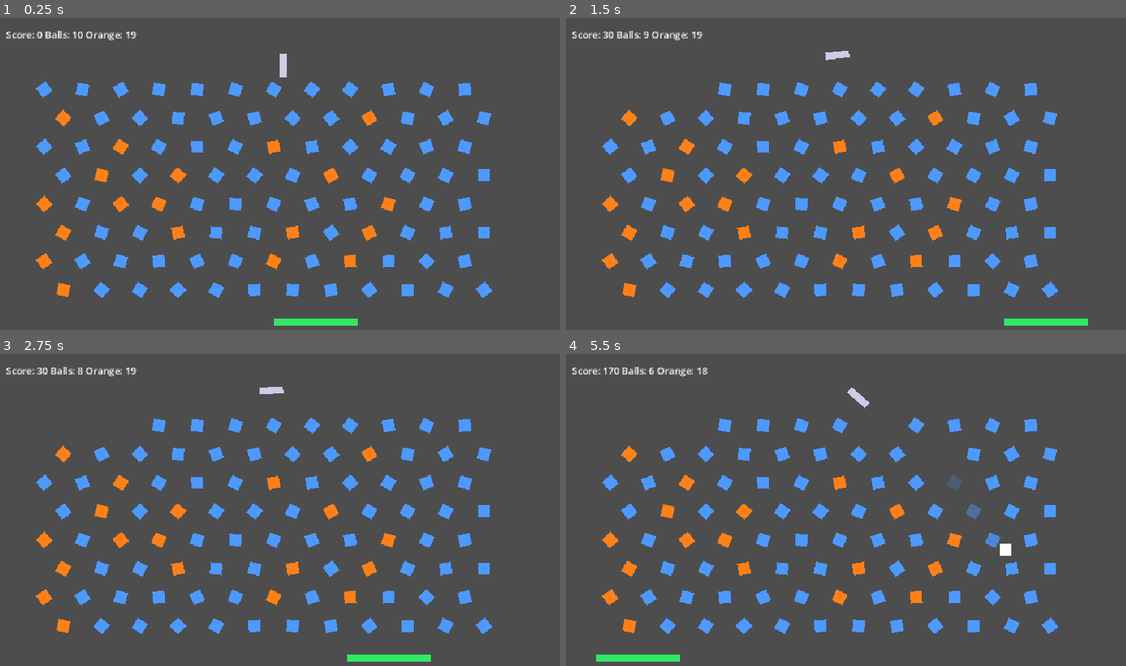
Above: before the commit, frames 1-4 (two rows, left to right).
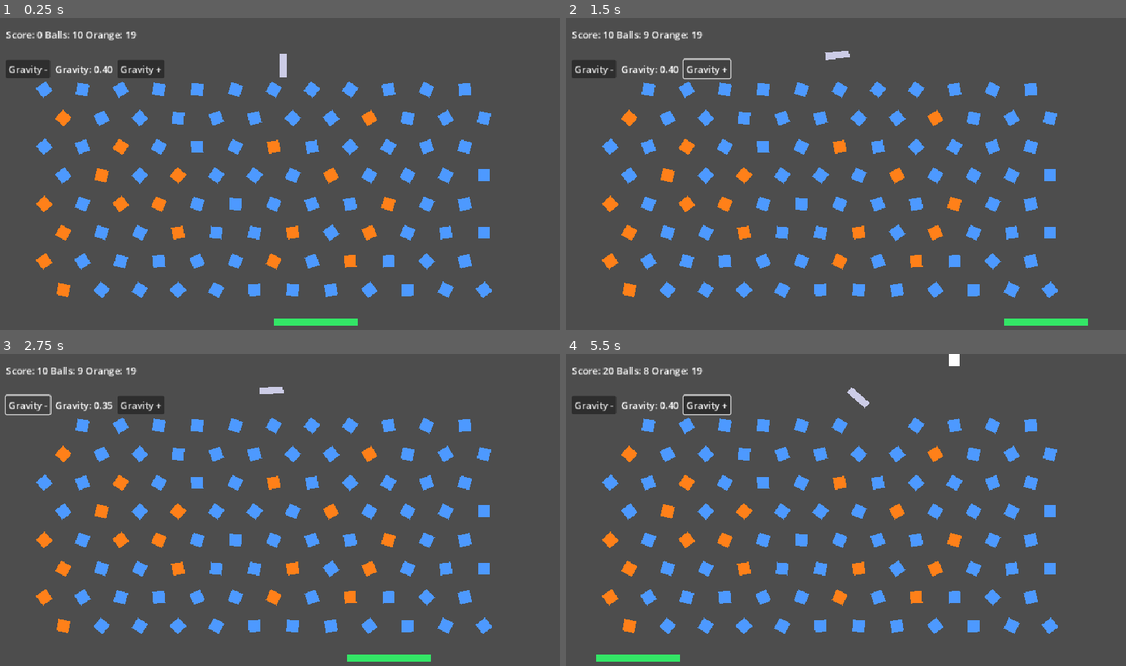
Above: after the commit, the same moments.

Repository: Steinopp/PeteBash
Game: Godot game, scene res://scenes/Main.tscn
The game is run twice, just before and just after one commit, with the same random seed, the same clock (stepped at 60 frames per second) and the same inputs.
Inputs (mouse positions are in pixels of both pictures, inside the frame that each line leads up to):
- Up to frame 1 (0.25 s): no input
- Up to frame 2 (1.5 s): click (594, 67) at 0.5 s, where only the run after the commit has a clickable "Gravity -"; click (706, 67) at 1.25 s, where only the run after the commit has a clickable "Gravity +"
- Up to frame 3 (2.75 s): click (28, 403) at 2 s, where only the run after the commit has a clickable "Gravity -"
- Up to frame 4 (5.5 s): click (706, 403) at 2.75 s, where only the run after the commit has a clickable "Gravity +"; click (594, 403) at 3.5 s, where only the run after the commit has a clickable "Gravity -"; click (706, 403) at 4.25 s, where only the run after the commit has a clickable "Gravity +"; move the mouse to (974, 497) at 5.02 s; click (974, 497) at 5.17 s

The runs differ from the first frame. In frame 1, 1.0% of the frame differs, in the area x 1-30%, y 13-20%; in frame 2, 0.9%; in frame 3, 1.0%; in frame 4, 2.1%, in the area x 1-80%, y 0-65%.

Commit message:
New Ball Functionality
Ball now shoots at better gravity scale/velocity. Gravity customizable on UI. Pegs actually disappear now.

Diff:
--- a/project.godot
+++ b/project.godot
@@ -1,39 +1,13 @@
-; Engine configuration file.
-; It's best edited using the editor UI and not directly,
-; since the parameters that go here are not all obvious.
-;
-; Format:
-;   [section] ; section goes between []
-;   param=value ; assign values to parameters
-
+; Godot 4 project
 config_version=5
-
 [application]
-
 config/name="PeggleLike_Fix2"
 run/main_scene="res://scenes/Main.tscn"
-config/features=PackedStringArray("4.5")
-
 [display]
-
 window/size/viewport_width=960
 window/size/viewport_height=540
 window/stretch/mode="canvas_items"
-
+window/stretch/aspect="keep"
 [input]
-
-shoot={
-"deadzone": 0.5,
-"events": [{
-"button_index": 1,
-"pressed": true,
-"type": "mouse_button"
-}]
-}
-restart={
-"deadzone": 0.5,
-"events": [{
-"physical_keycode": 82,
-"type": "key"
-}]
-}
+shoot={ "deadzone": 0.5, "events": [ { "type": "mouse_button", "button_index": 1, "pressed": true } ] }
+restart={ "deadzone": 0.5, "events": [ { "type": "key", "physical_keycode": 82 } ] } ; R key
--- a/scenes/Cannon.tscn
+++ b/scenes/Cannon.tscn
@@ -1,16 +1,17 @@
-[gd_scene load_steps=2 format=3]
-[ext_resource type="Script" path="res://scripts/Cannon.gd" id="1"]
+[gd_scene load_steps=2 format=3 uid="uid://c5fd1egpln83v"]
+
+[ext_resource type="Script" uid="uid://4bukuh80rh2i" path="res://scripts/Cannon.gd" id="1"]
 
 [node name="Cannon" type="Node2D"]
 script = ExtResource("1")
 
 [node name="Barrel" type="Node2D" parent="."]
-position = Vector2(0, 0)
 
 [node name="Muzzle" type="Marker2D" parent="Barrel"]
 position = Vector2(40, 0)
 
 [node name="Sprite" type="ColorRect" parent="Barrel"]
-position = Vector2(0, -6)
-size = Vector2(40, 12)
-color = Color(0.8, 0.8, 0.9, 1.0)
+offset_top = -6.0
+offset_right = 40.0
+offset_bottom = 6.0
+color = Color(0.8, 0.8, 0.9, 1)
--- a/scenes/UI.tscn
+++ b/scenes/UI.tscn
@@ -1,5 +1,6 @@
-[gd_scene load_steps=2 format=3]
-[ext_resource type="Script" path="res://scripts/UI.gd" id="1"]
+[gd_scene load_steps=2 format=3 uid="uid://0l48htj3bsqg"]
+
+[ext_resource type="Script" uid="uid://bl5qlfhevg16n" path="res://scripts/UI.gd" id="1"]
 
 [node name="UI" type="CanvasLayer"]
 script = ExtResource("1")
@@ -13,25 +14,25 @@
 theme_override_constants/margin_bottom = 16
 
 [node name="VBox" type="VBoxContainer" parent="Margin"]
-offset_right = 928.0
-offset_bottom = 508.0
-custom_minimum_size = Vector2(0, 0)
-grow_vertical = 2
+layout_mode = 2
 
 [node name="HBox" type="HBoxContainer" parent="Margin/VBox"]
+layout_mode = 2
 size_flags_horizontal = 3
 size_flags_vertical = 0
-alignment = 0
 
 [node name="Score" type="Label" parent="Margin/VBox/HBox"]
+layout_mode = 2
 text = "Score: 0"
 
 [node name="Balls" type="Label" parent="Margin/VBox/HBox"]
+layout_mode = 2
 text = "Balls: 10"
 
 [node name="Orange" type="Label" parent="Margin/VBox/HBox"]
+layout_mode = 2
 text = "Orange: 0"
 
 [node name="Message" type="Label" parent="Margin/VBox"]
-text = ""
+layout_mode = 2
 autowrap_mode = 2
--- a/scripts/Ball.gd
+++ b/scripts/Ball.gd
@@ -2,24 +2,105 @@
 
 signal ball_lost
 signal ball_caught
+
+# --- Tunables ---
+# Scales speed after a "normal" (non-glancing) bounce.
+@export var bounce_factor: float = 0.75
+# If the incidence angle is too shallow (cosine below this), do a direct push-away instead of a weak bounce.
+@export var min_incident_cos: float = 0.20     # ~78° or shallower = “glancing”
+# Minimum speed the ball should have after an interaction (prevents getting stuck).
+@export var min_bounce_speed: float = 120.0
+# Outgoing speed scale used for direct push-away on glancing hits.
+@export var direct_bounce_speed_scale: float = 0.60
+# Max speed clamp to avoid tunneling / unstable physics.
+@export var max_speed: float = 1400.0
 
 func _ready() -> void:
 	add_to_group("ball")
 	contact_monitor = true
 	max_contacts_reported = 10
 
-func _integrate_forces(_state: PhysicsDirectBodyState2D) -> void:
-	var v = linear_velocity
-	var max_speed := 1400.0
+	# Continuous Collision Detection (enum in Godot 4)
+	continuous_cd = RigidBody2D.CCDMode.CCD_MODE_CAST_RAY
+
+	# Layers/masks (match pegs)
+	collision_layer = 1
+	collision_mask = 1
+
+	# --- Sensor hitbox to reliably detect peg contacts ---
+	var hitbox := Area2D.new()
+	hitbox.name = "Hitbox"
+	hitbox.collision_layer = 1
+	hitbox.collision_mask = 1
+	hitbox.monitoring = true
+	hitbox.monitorable = true
+
+	var hshape := CollisionShape2D.new()
+	var hcircle := CircleShape2D.new()
+	hcircle.radius = 14.0  # slightly larger than the ball's physics radius (~10)
+	hshape.shape = hcircle
+	hitbox.add_child(hshape)
+	add_child(hitbox)
+
+	# Godot 4: pass a Callable to connect()
+	hitbox.body_entered.connect(Callable(self, "_on_hitbox_body_entered"))
+
+func _integrate_forces(state: PhysicsDirectBodyState2D) -> void:
+	# Clamp max speed to keep behavior stable
+	var v: Vector2 = linear_velocity
 	if v.length() > max_speed:
 		linear_velocity = v.normalized() * max_speed
 
 func _process(_delta: float) -> void:
-	var viewport = get_viewport_rect()
-	if global_position.y > viewport.size.y + 100:
+	# If we fall off-screen, end the ball
+	var viewport := get_viewport_rect()
+	if global_position.y > viewport.size.y + 100.0:
 		emit_signal("ball_lost")
 		queue_free()
 
 func _on_caught() -> void:
 	emit_signal("ball_caught")
 	queue_free()
+
+func _on_hitbox_body_entered(body: Node) -> void:
+	# Only care about pegs (StaticBody2D in group "peg")
+	if body == null or not body.is_in_group("peg"):
+		return
+
+	# Ask the peg to score & disappear (one-shot)
+	if body.has_method("mark_hit"):
+		body.call_deferred("mark_hit")
+
+	# --- Compute a robust reflection / push-away ---
+	# Properly typed normal (Vector2). Cast to Node2D to read its position.
+	var peg_pos: Vector2 = (body as Node2D).global_position
+	var from_peg: Vector2 = global_position - peg_pos
+
+	# Guard against zero-length vector (rare but possible if centers coincide this frame).
+	var normal: Vector2
+	if from_peg.length() > 0.0001:
+		normal = from_peg.normalized()
+	else:
+		var vin_norm: Vector2 = linear_velocity
+		normal = (-vin_norm.normalized()) if vin_norm.length() > 0.0001 else Vector2.UP
+
+	# Incoming velocity and incidence cosine (how "head-on" we hit).
+	var v_in: Vector2 = linear_velocity
+	var v_in_len: float = v_in.length()
+	var inc_dir: Vector2 = (-v_in / v_in_len) if v_in_len > 0.0 else -normal
+	var incidence_cos: float = max(0.0, inc_dir.dot(normal))
+
+	if incidence_cos < min_incident_cos:
+		# Too glancing: shoot the ball directly out along the normal at a solid speed.
+		var speed: float = max(min_bounce_speed, v_in_len * direct_bounce_speed_scale)
+		linear_velocity = normal * speed
+	else:
+		# “Normal” bounce: reflect across the normal with some energy loss.
+		var v_out: Vector2 = v_in.bounce(normal) * bounce_factor
+		if v_out.length() < min_bounce_speed:
+			v_out = (v_out.normalized() * min_bounce_speed) if v_out.length() > 0.0 else (normal * min_bounce_speed)
+		linear_velocity = v_out
+
+# Allow Main/UI to tweak gravity on the live ball
+func set_gravity_scale_custom(value: float) -> void:
+	gravity_scale = value
--- a/scripts/Main.gd
+++ b/scripts/Main.gd
@@ -5,16 +5,24 @@
 @onready var peg_container: Node2D = $Pegs
 @onready var ui: CanvasLayer = $UI
 
+const PEG_SCENE := null # we spawn pegs procedurally
+const BALL_SCENE := null # we spawn balls procedurally
+
 var score: int = 0
 var balls_left: int = 10
 var orange_remaining: int = 0
 var ball_in_play: bool = false
+
+# NEW: global gravity you can tweak from the UI
+var current_gravity: float = 0.40     # lower gravity feel (default 0.4)
+var bounce_factor_global: float = 0.75
 
 func _ready() -> void:
 	randomize()
 	_spawn_level()
 	ui.call("set_balls", balls_left)
 	ui.call("set_score", score)
+	ui.call("init_gravity_controls", current_gravity)
 
 func _process(_delta: float) -> void:
 	if Input.is_action_just_pressed("restart"):
@@ -23,17 +31,21 @@
 func _spawn_level() -> void:
 	for c in peg_container.get_children():
 		c.queue_free()
+
+	# Offset/hex-like grid of circular pegs (StaticBody2D)
 	var cols := 12
 	var rows := 8
 	var spacing := Vector2(64, 48)
 	var offset := Vector2(80, 120)
 	var total := cols * rows
 	var orange_count := int(round(total * 0.2))
-	var indexes := []
+
+	var idxs := []
 	for i in total:
-		indexes.append(i)
-	indexes.shuffle()
-	var orange_set := indexes.slice(0, orange_count)
+		idxs.append(i)
+	idxs.shuffle()
+	var orange_set := idxs.slice(0, orange_count)
+
 	var idx := 0
 	for y in rows:
 		for x in cols:
@@ -44,34 +56,40 @@
 			peg.set("is_orange", idx in orange_set)
 			peg_container.add_child(peg)
 			idx += 1
+
 	orange_remaining = orange_count
 	ui.call("set_orange", orange_remaining)
 
 func _make_peg() -> Node2D:
-	var peg := Node2D.new()
+	var peg := StaticBody2D.new()
 	peg.name = "Peg"
 	peg.set_script(load("res://scripts/Peg.gd"))
+	peg.add_to_group("peg")
+	# Visual
 	var rect := ColorRect.new()
 	rect.name = "ColorRect"
 	rect.position = Vector2(-10, -10)
 	rect.size = Vector2(20, 20)
-
-
-
-
 	peg.add_child(rect)
-	var area := Area2D.new()
-	area.name = "Area2D"
+	# Collision
 	var col := CollisionShape2D.new()
+	col.name = "CollisionShape2D"
 	var shape := CircleShape2D.new()
 	shape.radius = 12
 	col.shape = shape
-	area.add_child(col)
-	peg.add_child(area)
+	col.disabled = false
+	peg.add_child(col)
+	# Physics material (bouncy feel is handled via manual reflection now; this still helps)
+	var pm := PhysicsMaterial.new()
+	pm.bounce = 0.9
+	pm.friction = 0.2
+	peg.physics_material_override = pm
+	# Layers/masks
+	peg.collision_layer = 1
+	peg.collision_mask = 1
 	return peg
 
 func request_shoot(global_origin: Vector2, dir_normalized: Vector2, speed: float) -> void:
-	print("request_shoot called", global_origin, dir_normalized, speed)
 	if ball_in_play or balls_left <= 0:
 		return
 	var ball := _make_ball()
@@ -88,29 +106,28 @@
 	var ball := RigidBody2D.new()
 	ball.name = "Ball"
 	ball.set_script(load("res://scripts/Ball.gd"))
-	ball.gravity_scale = 1.0
-	ball.linear_damp = 0.0
-	ball.angular_damp = 1.0
-	ball.mass = 1.0
+	# Visual
+	var shape := CollisionShape2D.new()
+	shape.name = "CollisionShape2D"
+	var circ := CircleShape2D.new(); circ.radius = 10
+	shape.shape = circ
+	ball.add_child(shape)
+	var sprite := ColorRect.new()
+	sprite.name = "Sprite"
+	sprite.position = Vector2(-10, -10)
+	sprite.size = Vector2(20, 20)
+	ball.add_child(sprite)
+	# Physics feel
 	var pm := PhysicsMaterial.new()
-	pm.bounce = 0.75
+	pm.bounce = 0.85
 	pm.friction = 0.2
 	ball.physics_material_override = pm
-	var shape := CollisionShape2D.new()
-	shape.name = "CollisionShape2D"
-	var circ := CircleShape2D.new()
-	circ.radius = 10
-	shape.shape = circ
-	ball.add_child(shape)
-	var rect := ColorRect.new()
-	rect.name = "Sprite"
-	rect.position = Vector2(-10, -10)
-	rect.size = Vector2(20, 20)
-
-
-
-
-	ball.add_child(rect)
+	# IMPORTANT: apply current gravity & bounce factor
+	ball.gravity_scale = current_gravity
+	ball.set("bounce_factor", bounce_factor_global)
+	# Layers/masks
+	ball.collision_layer = 1
+	ball.collision_mask = 1
 	return ball
 
 func _on_ball_lost() -> void:
@@ -130,3 +147,16 @@
 		ui.call("set_orange", orange_remaining)
 		if orange_remaining <= 0:
 			ui.call("show_message", "YOU WIN! Score: %d\nPress R to play again." % score)
+
+# === UI hooks for gravity ===
+func set_gravity_scale(new_value: float) -> void:
+	current_gravity = clamp(new_value, 0.05, 2.0)
+	ui.call("show_gravity", current_gravity)
+	# Update live ball if one is in play
+	if ball_in_play:
+		for b in get_tree().get_nodes_in_group("ball"):
+			if b.has_method("set_gravity_scale_custom"):
+				b.set_gravity_scale_custom(current_gravity)
+
+func adjust_gravity(delta: float) -> void:
+	set_gravity_scale(current_gravity + delta)
--- a/scripts/Peg.gd
+++ b/scripts/Peg.gd
@@ -1,21 +1,32 @@
-extends Node2D
+extends StaticBody2D
 
 @export var is_orange: bool = false
-@onready var area: Area2D = $Area2D
 @onready var sprite: ColorRect = $ColorRect
 var hit: bool = false
 
 func _ready() -> void:
+	# Visual: orange are objectives, blue are normal
 	sprite.color = (Color(1.0, 0.5, 0.1) if is_orange else Color(0.3, 0.6, 1.0))
-	area.body_entered.connect(_on_body_entered)
+	# Ensure collision layer/mask are set
+	collision_layer = 1
+	collision_mask = 1
+	# Make sure this node is tagged (redundant but safe)
+	if not is_in_group("peg"):
+		add_to_group("peg")
 
-func _on_body_entered(body: Node) -> void:
+func mark_hit() -> void:
 	if hit:
 		return
-	if body.is_in_group("ball"):
-		hit = true
-		var main = get_tree().current_scene
+	hit = true
+	# Immediately disable all collisions so this peg can't be touched again
+	for child in get_children():
+		if child is CollisionShape2D:
+			child.set_deferred("disabled", true)
+	# Notify main once for scoring
+	var main = get_tree().current_scene
+	if main and main.has_method("on_peg_hit"):
 		main.call("on_peg_hit", is_orange, self)
-		var tween := create_tween()
-		tween.tween_property(sprite, "modulate", Color(1,1,1,0.0), 0.15)
-		tween.finished.connect(func(): queue_free())
+	# Small feedback & removal
+	var tween := create_tween()
+	tween.tween_property(sprite, "modulate", Color(1,1,1,0.0), 0.15)
+	tween.finished.connect(func(): queue_free())
--- a/scripts/UI.gd
+++ b/scripts/UI.gd
@@ -5,14 +5,52 @@
 @onready var lbl_orange: Label = $Margin/VBox/HBox/Orange
 @onready var msg: Label = $Margin/VBox/Message
 
+var gravity_label: Label
+
 func set_score(v: int) -> void:
-    lbl_score.text = "Score: %d" % v
+	lbl_score.text = "Score: %d" % v
 
 func set_balls(v: int) -> void:
-    lbl_balls.text = "Balls: %d" % v
+	lbl_balls.text = "Balls: %d" % v
 
 func set_orange(v: int) -> void:
-    lbl_orange.text = "Orange: %d" % v
+	lbl_orange.text = "Orange: %d" % v
 
 func show_message(t: String) -> void:
-    msg.text = t
+	msg.text = t
+
+# --- Gravity controls (programmatically add buttons so you don't edit scenes) ---
+func init_gravity_controls(current_gravity: float) -> void:
+	var vbox: VBoxContainer = $Margin/VBox
+	var row := HBoxContainer.new()
+	row.add_theme_constant_override("separation", 8)
+	vbox.add_child(row)
+
+	var btn_minus := Button.new()
+	btn_minus.text = "Gravity -"
+	row.add_child(btn_minus)
+
+	gravity_label = Label.new()
+	row.add_child(gravity_label)
+
+	var btn_plus := Button.new()
+	btn_plus.text = "Gravity +"
+	row.add_child(btn_plus)
+
+	btn_minus.pressed.connect(func():
+		var main = get_tree().current_scene
+		if main and main.has_method("adjust_gravity"):
+			main.call("adjust_gravity", -0.05)
+	)
+
+	btn_plus.pressed.connect(func():
+		var main = get_tree().current_scene
+		if main and main.has_method("adjust_gravity"):
+			main.call("adjust_gravity", +0.05)
+	)
+
+	show_gravity(current_gravity)
+
+func show_gravity(v: float) -> void:
+	if gravity_label:
+		gravity_label.text = "Gravity: %.2f" % v
